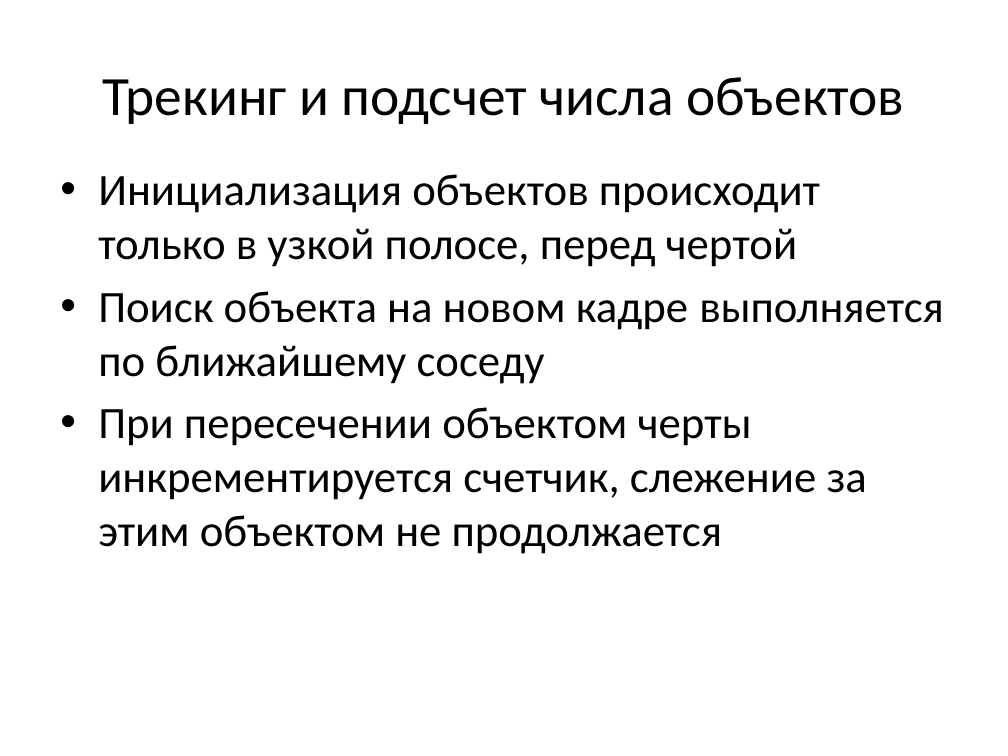
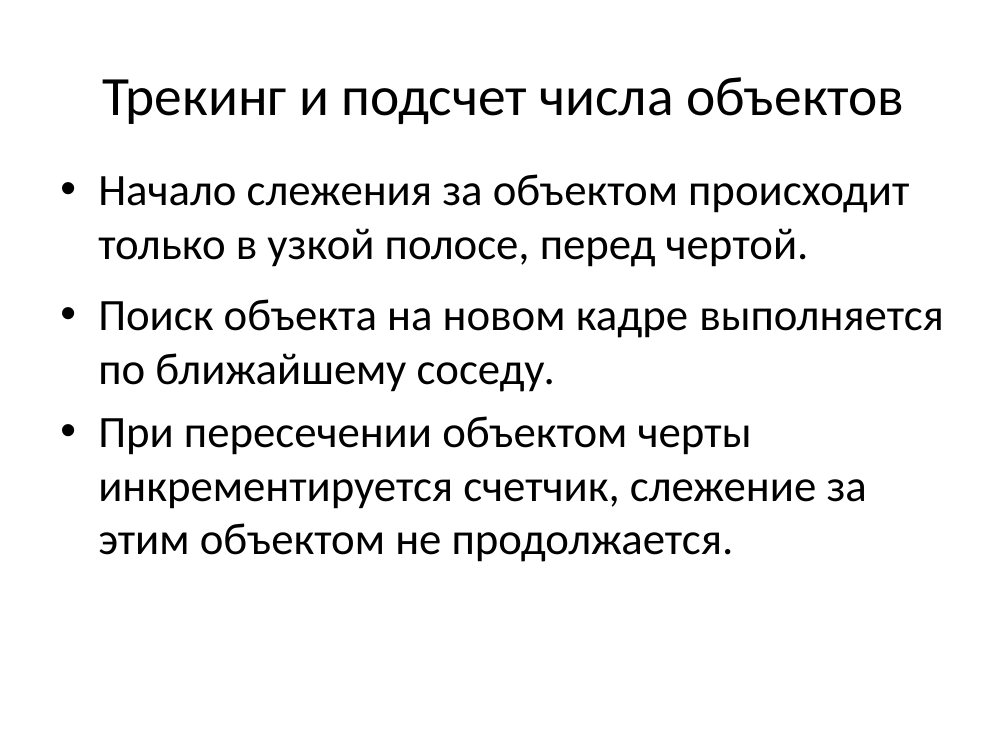
Before and after one commit to vladdimakov/cvclasses18, a slide deck: slide 9 of Course Project.pptx. Drawn at 1008x756 pixels with LibreOffice and Linux fonts; fonts in the diff are those of the drawing. Boxes give left, top, right and bottom in pixels: in the first picture for what was removed or moved away, otherwise in the second. Text is boxed around its words. In the diff, an @@ line names an element or a change of style, - is before the commit and + after.

Commit message:
Final version of presentation was made

```diff
--- a/Course Project.pptx
+++ b/Course Project.pptx
@@ text at (98,174,944,562): text changed @@
-• Инициализация объектов происходит только в узкой полосе, перед чертой
-• Поиск объекта на новом кадре выполняется по ближайшему соседу
-• При пересечении объектом черты инкрементируется счетчик, слежение за этим объектом не продолжается
+• Начало слежения за объектом происходит только в узкой полосе, перед чертой.
+• Поиск объекта на новом кадре выполняется по ближайшему соседу.
+• При пересечении объектом черты инкрементируется счетчик, слежение за этим объектом не продолжается.
```
Also in this commit, not shown: 3 other slides changed, 1 other file.
